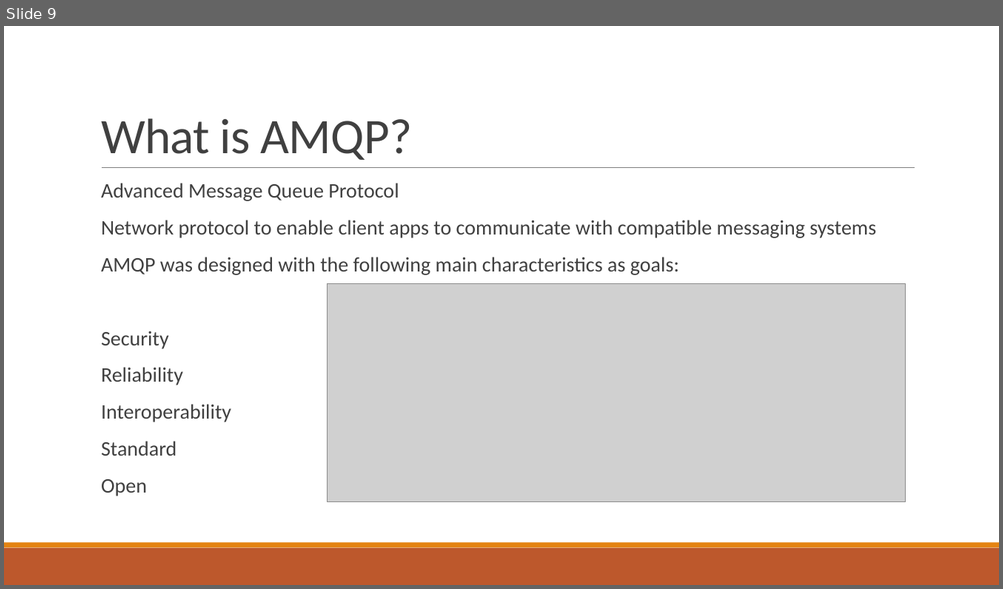
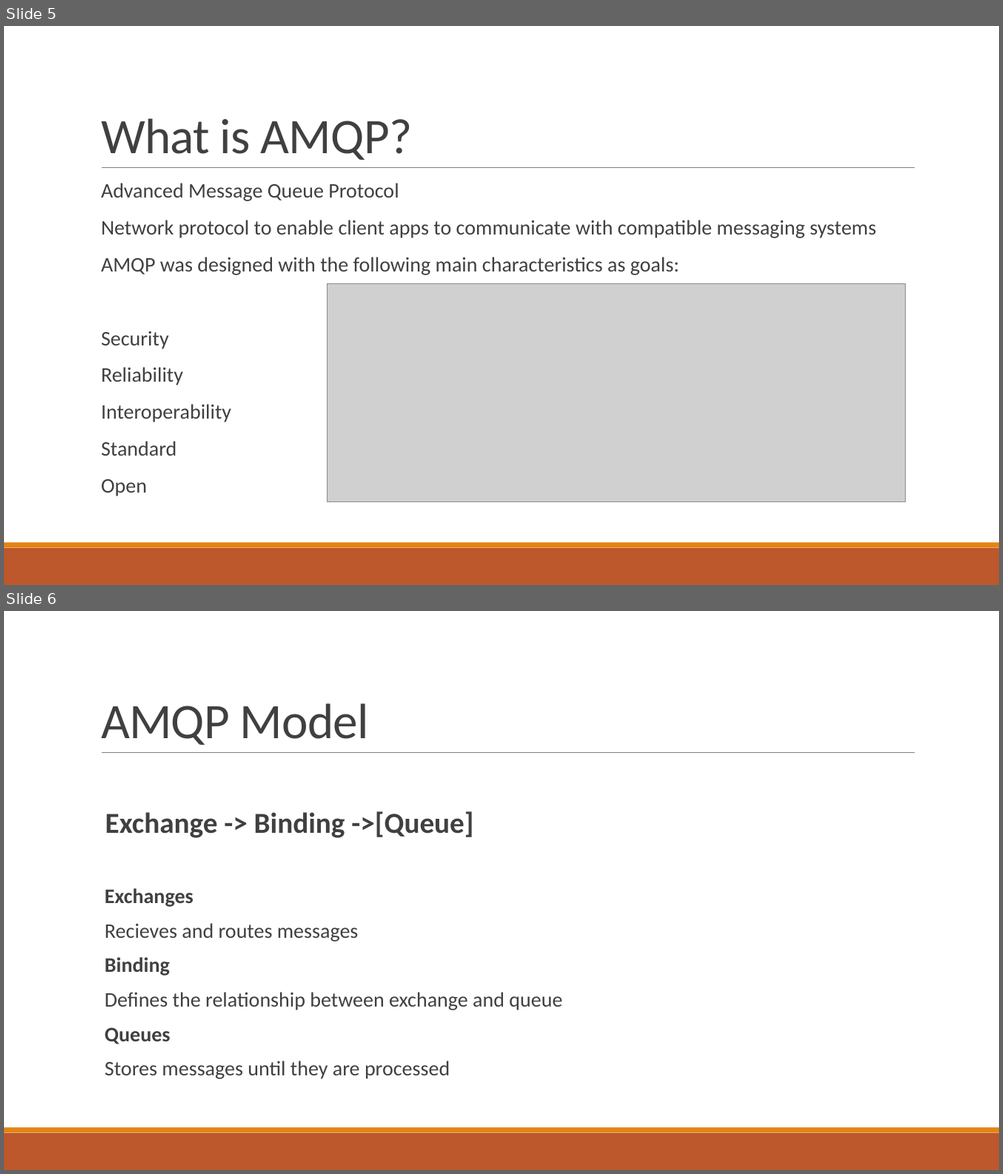
Before and after one commit to JasonRowe/TCCC23, a slide deck: Microservice_plumbing_with_RabbitMQ.pptx. Shown one above the other, each under a label of ours: slide 9 before the commit, slides 5 and 6 after it. The pictures are 1003x589 and 1003x1174 pixels, drawn with LibreOffice and Linux fonts; fonts in the diff are those of the drawing; grey boxes stand for pictures. Boxes give left, top, right and bottom in pixels: in the first picture for what was removed or moved away, otherwise in the second. Text is boxed around its words. In the diff, an @@ line names an element or a change of style, - is before the commit and + after.

```diff
--- a/Microservice_plumbing_with_RabbitMQ.pptx
+++ b/Microservice_plumbing_with_RabbitMQ.pptx
@@ slide 6 added at bbox=[4, 611, 999, 1170], background #FFFFFF; not listed: 3 template elements that a slide beside it also shows @@
@@ title added at bbox=[101, 703, 369, 745], 48 pt, text #404040 @@
+AMQP Model
@@ text added at bbox=[105, 812, 562, 1079], 20 pt, text #404040 @@
+  Exchange -> Binding ->[Queue]
+  Exchanges
+  Recieves and routes messages
+  Binding
+  Defines the relationship between exchange and queue
+  Queues
+  Stores messages until they are processed
@@ what was slide 9 is now slide 5 @@
```
Also in this commit, not shown: 5 slides changed, 15 other slides added.
